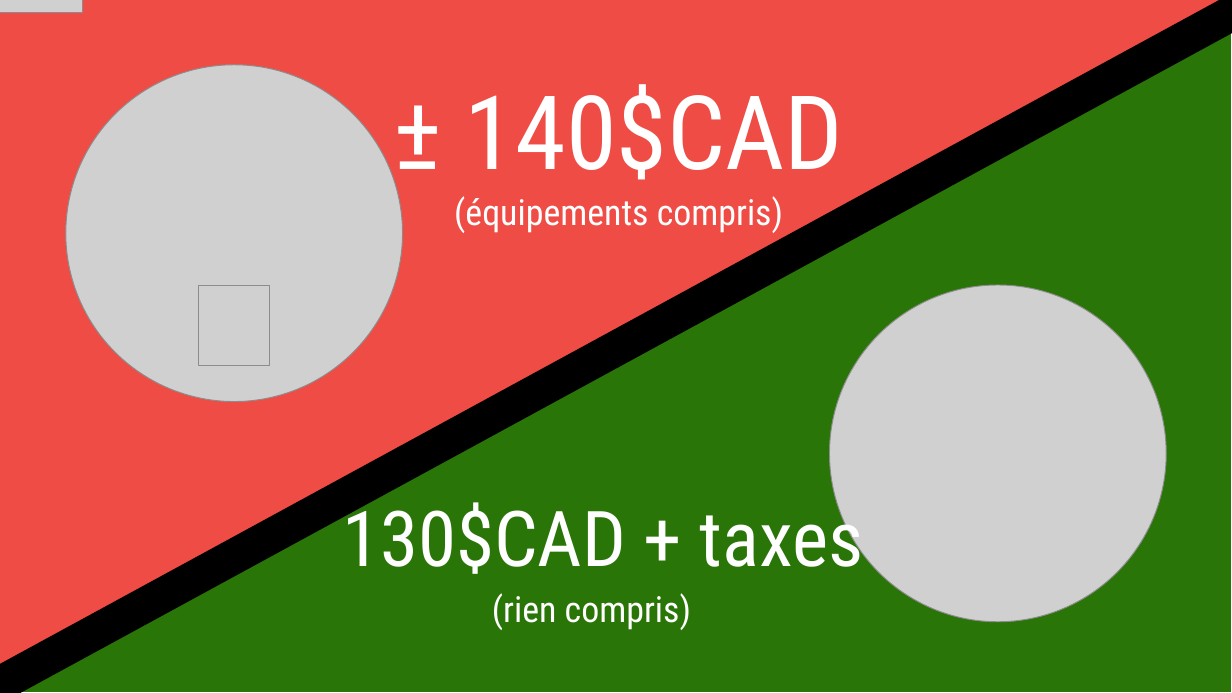
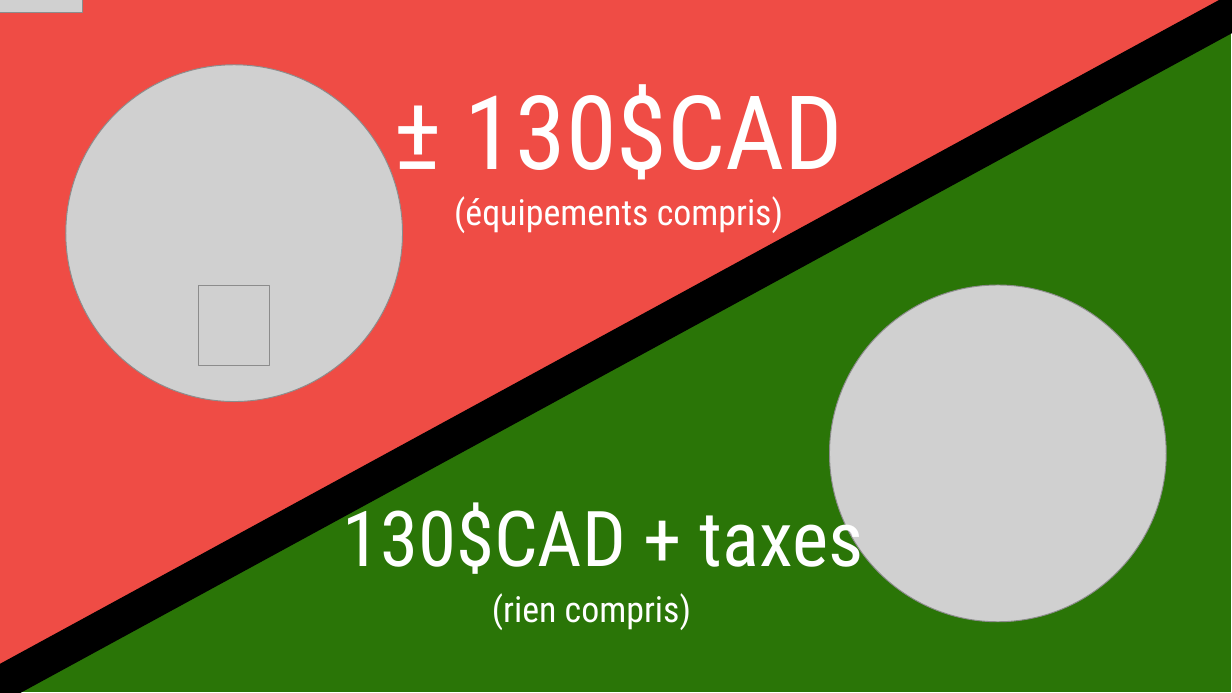
Before and after one commit to Savoie13/Manette_Adaptee, a slide deck: slide 7 of Documentation/Presentation_Projet.pptx. Drawn at 1232x693 pixels with LibreOffice and Linux fonts; fonts in the diff are those of the drawing; grey boxes stand for pictures; background and template pictures are left out. Boxes give left, top, right and bottom in pixels: in the first picture for what was removed or moved away, otherwise in the second. Text is boxed around its words. In the diff, an @@ line names an element or a change of style, - is before the commit and + after.

```diff
--- a/Documentation/Presentation_Projet.pptx
+++ b/Documentation/Presentation_Projet.pptx
@@ text at [465, 84, 843, 180]: text changed @@
-± 140$CAD
+± 130$CAD
```
Also in this commit, not shown: 1 other slide changed.
